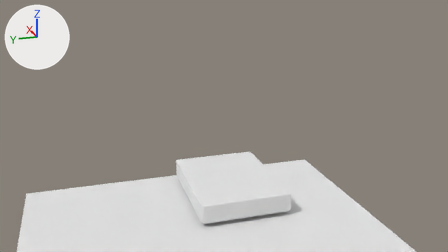
Two versions of the Blender file Assets/models/floor_2/bedroom_e/bedroom_e.blend, one commit apart.
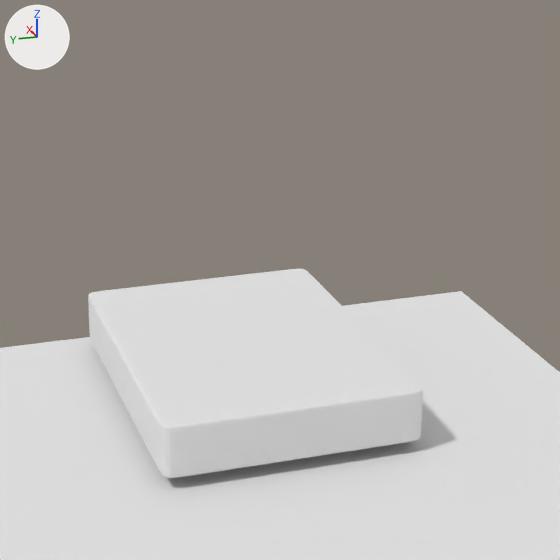
Each version is shown from the file's camera 'Camera', then close up on the part from 33% to 76% of the width and 24% to 100% of the height. The lights are fixed; the arrows at upper left show +X, +Y and +Z.

The scene before the commit, as lines of its bpy script (objects in view):
```python
me_cube = bpy.data.meshes.new('Cube')
me_cube.from_pydata(...)  # 56 vertices, 54 faces; spans x -1.0..1.0, y -1.0..1.0, z -1.0..1.0
me_cube.materials.append(mat_bed)  # its picture is missing
me_plane_004 = bpy.data.meshes.new('Plane.004')
me_plane_004.from_pydata([(1.0, -1.0, 0.0), (-1.0, -1.0, 0.0), (1.0, 1.0, 0.0), (-1.0, 1.0, 0.0)], [], [(1, 0, 2, 3)])
me_plane_004.materials.append(mat_floor)  # its picture is missing
ob_cube = bpy.data.objects.new('Cube', me_cube)
ob_cube.location = (4.315, -2.367, 0.75)
ob_cube.scale = (3.25, 2.5, 0.511)
_m = ob_cube.modifiers.new('Subsurf', 'SUBSURF')
_m.levels = 2
ob_floor = bpy.data.objects.new('floor', me_plane_004)
ob_floor.location = (0.0, 0.0, 0.0)
ob_floor.scale = (8.0, 9.0, 0.6)
```
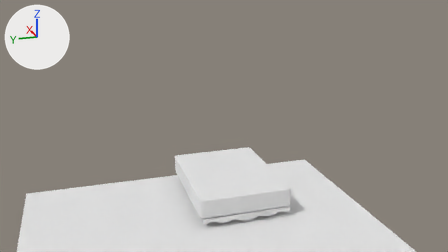
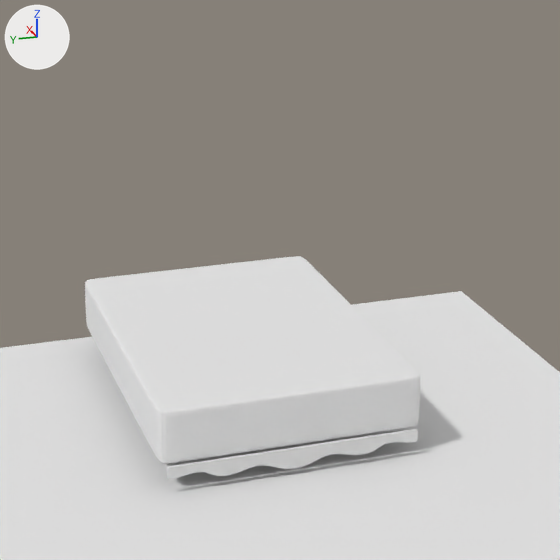
Commit message: bedroom_e: bed base bottom trim work

Boxes [x1, y1, x2, y2] around the edits, measured in the close-ups (560 x 560 px):
'Cube', moved: before [88, 269, 423, 478]; after [85, 256, 420, 464]
'base_bottom_trim', added: after [166, 429, 418, 479]

Patch to the scene script:
```diff
--- a/Assets/models/floor_2/bedroom_e/bedroom_e.blend.py
+++ b/Assets/models/floor_2/bedroom_e/bedroom_e.blend.py
@@ me_mesh @@
+me_mesh.from_pydata(...)  # 268 vertices, 410 faces; spans x -0.28..0.77, y -5.41..5.41, z -0.1..0.0
+me_mesh.materials.append(mat_bed)  # its picture is missing
@@ ob_cube @@
 ob_cube = bpy.data.objects.new('Cube', me_cube)
-ob_cube.location = (4.315, -2.367, 0.75)
+ob_cube.parent = ob_bed
+ob_cube.matrix_parent_inverse = Matrix(((1.0, 0.0, 0.0, -4.3), (0.0, 1.0, 0.0, 2.3), (0.0, 0.0, 1.0, -0.75), (0.0, 0.0, 0.0, 1.0)))
+ob_cube.location = (4.3, -2.3, 0.75)
 ob_cube.scale = (3.25, 2.5, 0.511)
@@ ob_bed @@
+ob_bed = bpy.data.objects.new('bed', None)
+ob_bed.location = (4.3, -2.3, 1.056)
@@ ob_base_bottom_trim @@
+ob_base_bottom_trim = bpy.data.objects.new('base_bottom_trim', me_mesh)
+ob_base_bottom_trim.parent = ob_bed
+ob_base_bottom_trim.matrix_parent_inverse = Matrix(((1.0, 0.0, 0.0, -4.3), (0.0, 1.0, 0.0, 2.3), (0.0, 0.0, 1.0, -0.75), (0.0, 0.0, 0.0, 1.0)))
+ob_base_bottom_trim.location = (0.979, -2.3, -0.0661)
+ob_base_bottom_trim.rotation_euler = (0.0, -1.571, 0.0)  # degrees (0, -90, 0)
+ob_base_bottom_trim.scale = (0.393, 0.44, 0.44)
```
